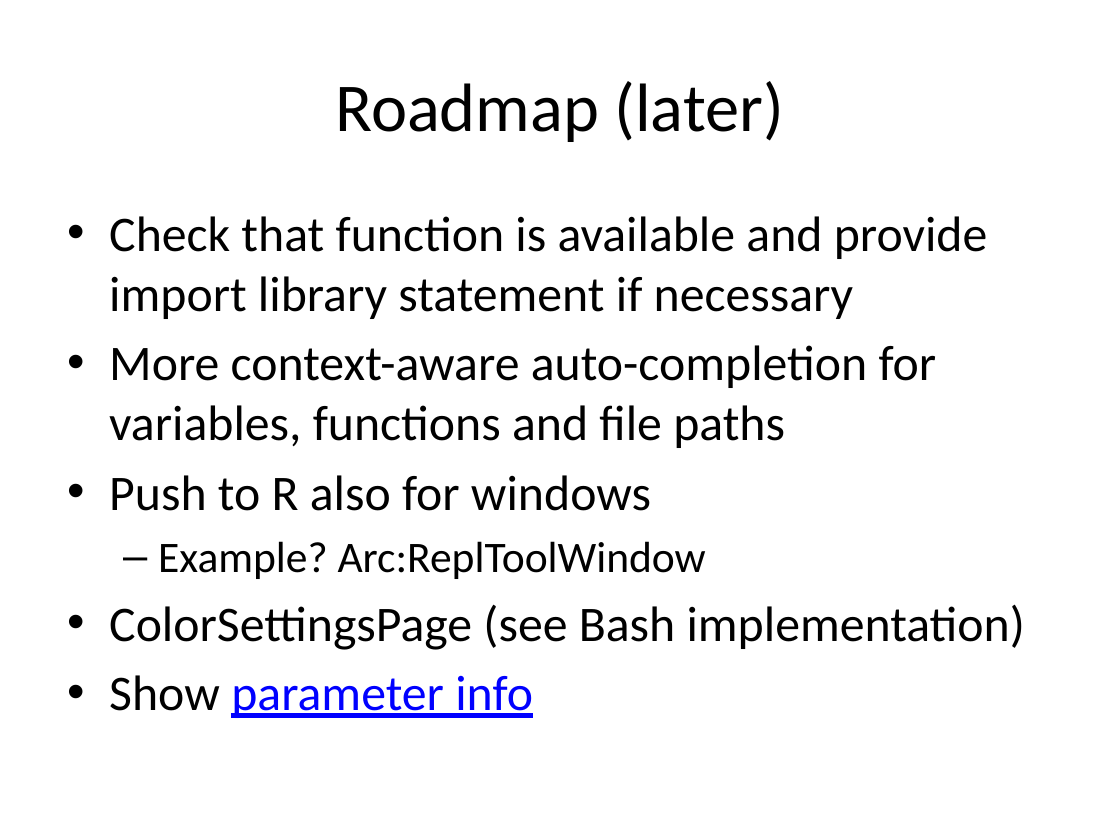
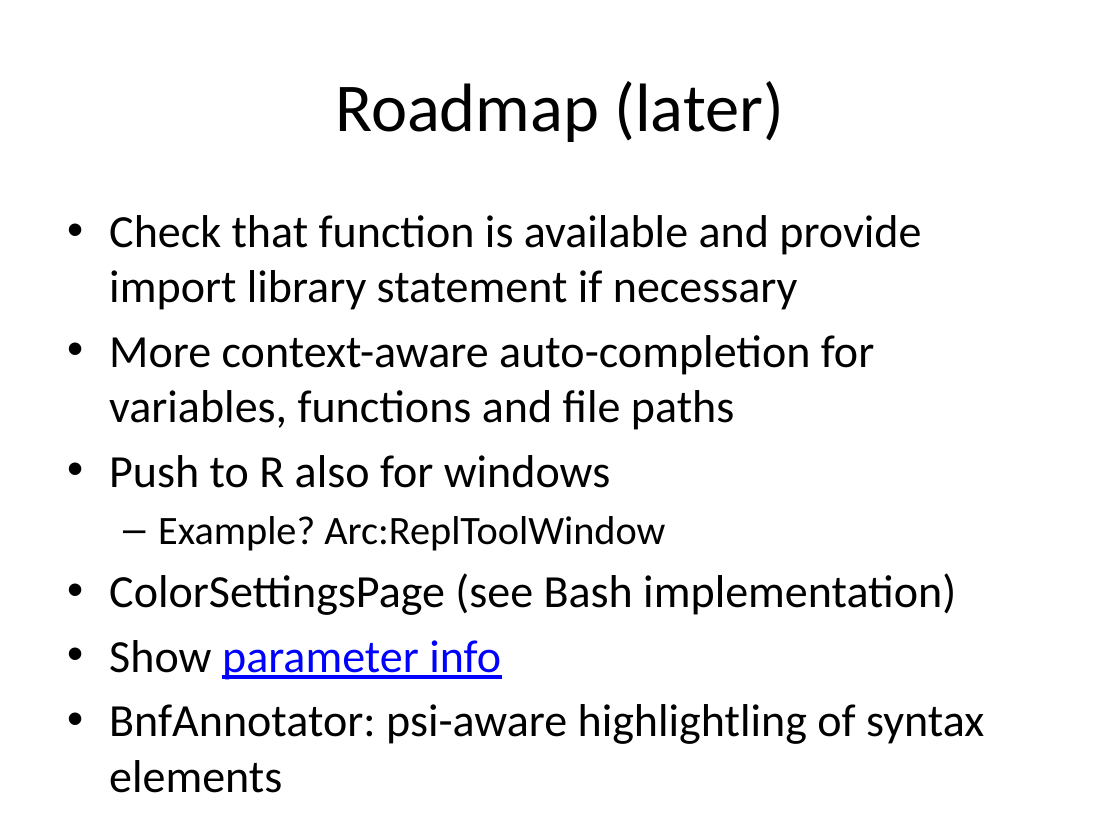
Before and after one commit to holgerbrandl/r4intellij, a slide deck: slide 6 of R4Intellij.pptx. Drawn at 1120x840 pixels with LibreOffice and Linux fonts; fonts in the diff are those of the drawing. Boxes give left, top, right and bottom in pixels: in the first picture for what was removed or moved away, otherwise in the second. Text is boxed around its words. In the diff, an @@ line names an element or a change of style, - is before the commit and + after.

```diff
--- a/R4Intellij.pptx
+++ b/R4Intellij.pptx
@@ text at (109,215,956,680): size 32 to 29.6 pt in "Check that function is available and provide ...", "More context-aware auto-completion for variables, functions  ...", "Push to R also for windows", "ColorSettingsPage (see Bash implementation)" and 1 more places; size 28 to 25.9 pt in "Example? Arc:ReplToolWindow" @@
@@ text at (109,704,984,744): paragraph added @@
+• BnfAnnotator: psi-aware highlightling of syntax elements
```
Also in this commit, not shown: 1 other slide changed, 3 other files.
